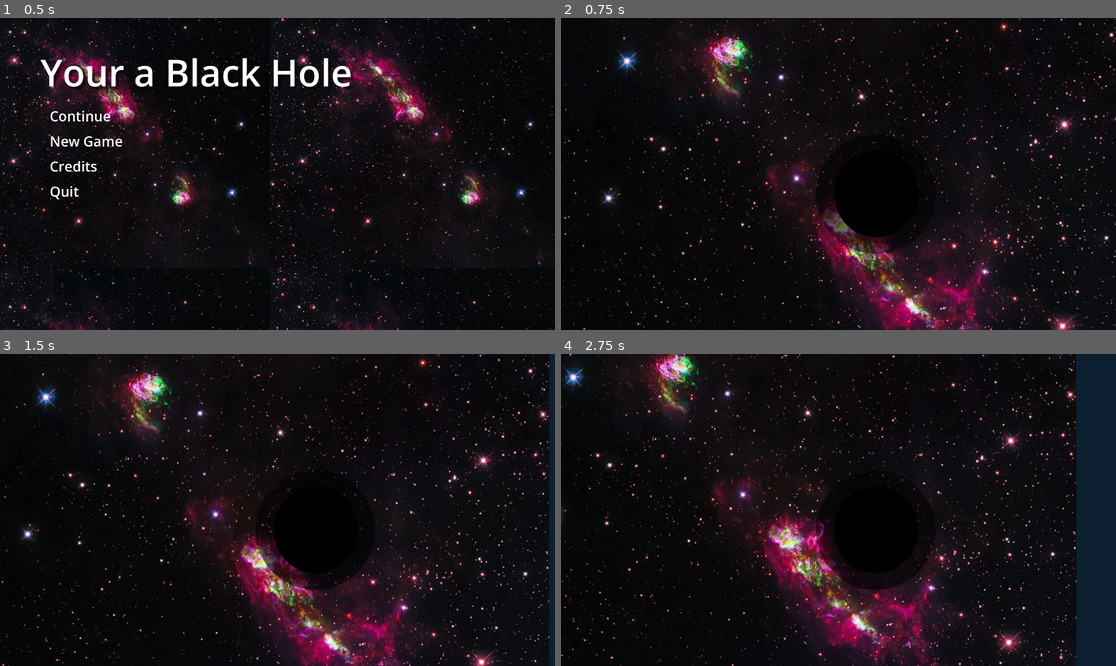
Above: before the commit, frames 1-4 (two rows, left to right).
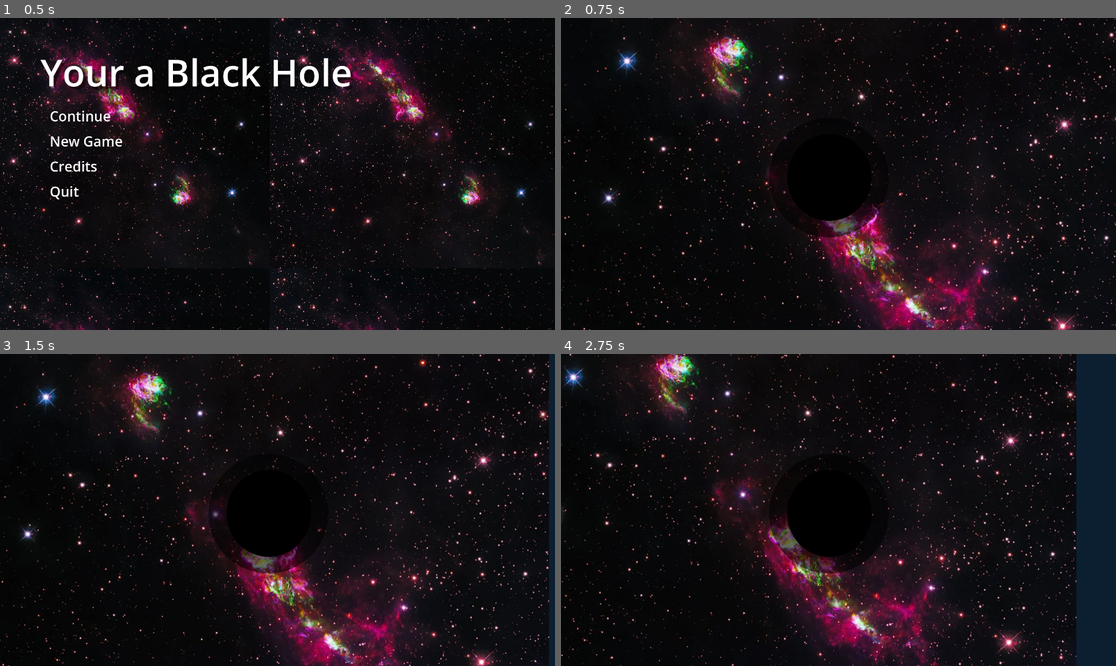
Above: after the commit, the same moments.

Repository: brokenfence-53/Black-Hole-Sim-Game
Game: Godot game, scene res://Levels/Main Menu/main_menu.tscn
Two runs of this game, one before a commit and one after it. Both use one fixed random seed, a clock stepped at 60 frames per second and the inputs below.
Inputs:
- Up to frame 1 (0.5 s): no input
- Up to frame 2 (0.75 s): click "New Game" at 0.5 s
- Up to frame 3 (1.5 s): tap Enter at 1.25 s; hold D (right) from 1.28 s (still down); tap Space (dash) at 1.35 s
- Up to frame 4 (2.75 s): release D (right) at 2.03 s; hold S (down) from 2.03 s (still down); tap Space (dash) at 2.1 s

Frame 1 is identical in both runs. In frame 2, 2.8% of the frame differs, in the area x 37-67%, y 33-76%; in frame 3, 2.2%; in frame 4, 2.9%.

Commit message:
Update level_1.tscn

Diff:
--- a/black-hole-sim/Levels/level_1.tscn
+++ b/black-hole-sim/Levels/level_1.tscn
@@ -8,10 +8,10 @@
 [node name="Level_1" type="Node2D" unique_id=1545604944]
 
 [node name="Player" parent="." unique_id=780335499 instance=ExtResource("1_n0qsc")]
-position = Vector2(1090, 609)
+position = Vector2(928, 552)
 
 [node name="Camera2D" type="Camera2D" parent="Player" unique_id=2097959148]
-position = Vector2(-1090, -609)
+position = Vector2(-928, -552)
 anchor_mode = 0
 position_smoothing_enabled = true
 position_smoothing_speed = 50.0
@@ -34,7 +34,7 @@
 texture = ExtResource("4_rf6l5")
 
 [node name="AreaCollision" type="CollisionPolygon2D" parent="GameArea" unique_id=1951616541]
-position = Vector2(-183.39133, -109.20001)
+position = Vector2(-194.95908, -115.80001)
 scale = Vector2(5, 5)
 build_mode = 1
 polygon = PackedVector2Array(-8, -141, -8, -139.8, -12.300003, -139, -20.399994, -139, -42.399994, -131, -45.5, -131, - …(798 unchanged characters)…
